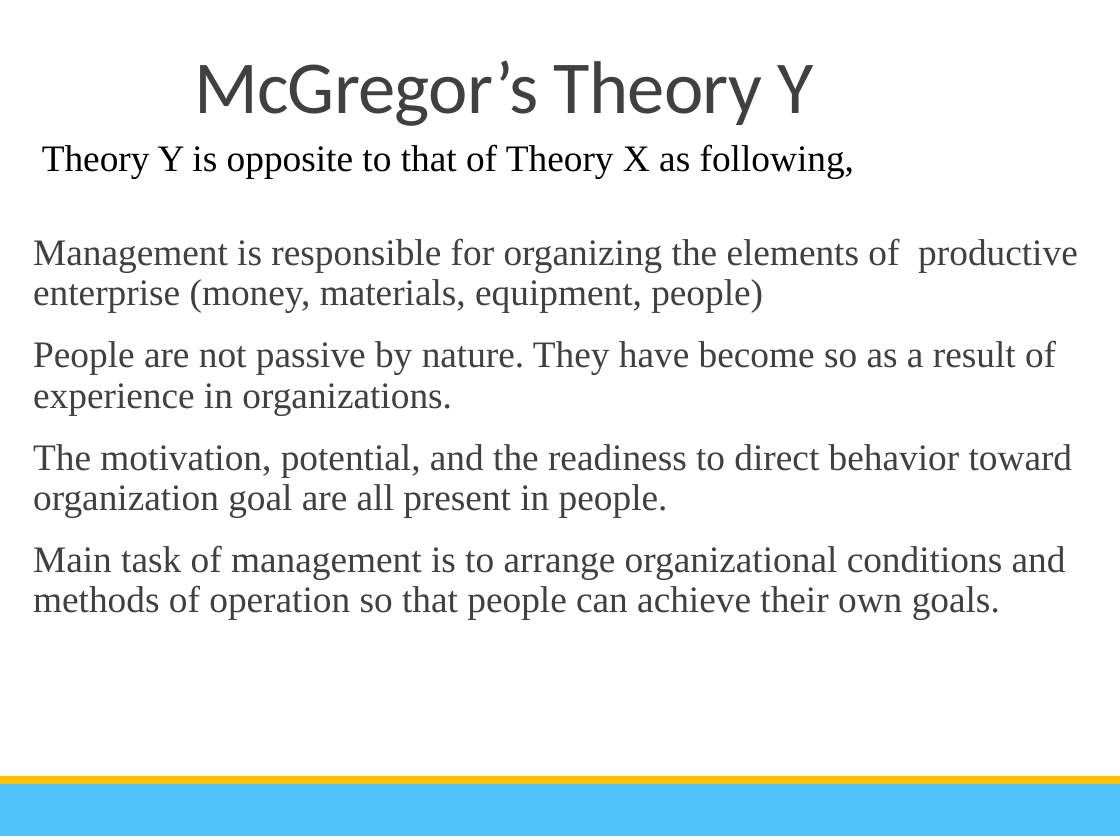
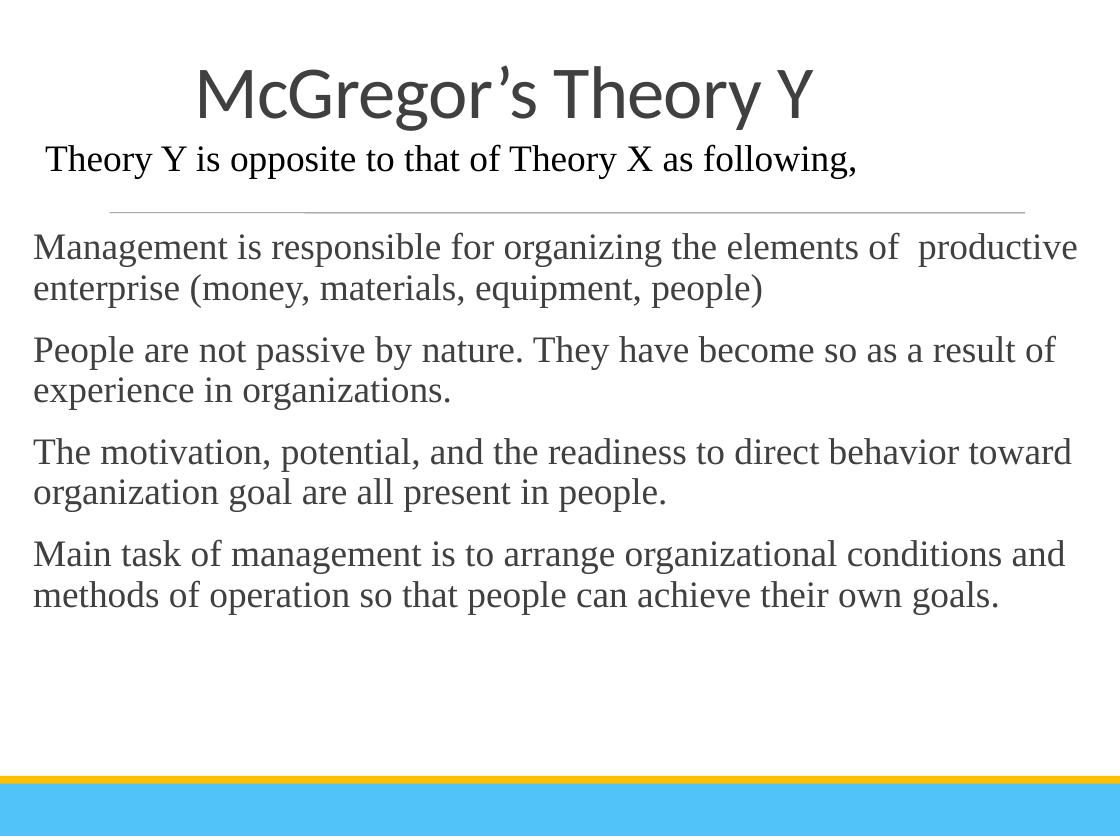
Before and after one commit to sabin-thapa/KUCE18-Sem7, a slide deck: slide 46 of Engineering Management/1st internal/2_5 Motivation _ Leading Technical People.pptx. Drawn at 1120x840 pixels with LibreOffice and Linux fonts; fonts in the diff are those of the drawing. Boxes give left, top, right and bottom in pixels: in the first picture for what was removed or moved away, otherwise in the second. Text is boxed around its words. In the diff, an @@ line names an element or a change of style, - is before the commit and + after.

```diff
--- a/Engineering Management/1st internal/2_5 Motivation _ Leading Technical People.pptx
+++ b/Engineering Management/1st internal/2_5 Motivation _ Leading Technical People.pptx
@@ title "McGregor’s Theory Y" moved from (x1=194, y1=60, x2=813, y2=126) to (x1=194, y1=65, x2=813, y2=131) @@
@@ text "Management is responsible for organizing ..." moved from (x1=33, y1=238, x2=1078, y2=620) to (x1=33, y1=232, x2=1078, y2=614) @@
@@ line added from (110, 213) to (1025, 213), #808080 0.5 pt @@
```
Also in this commit, not shown: 54 other slides changed, 1 slide added, 1 slide removed, 17 other files.
